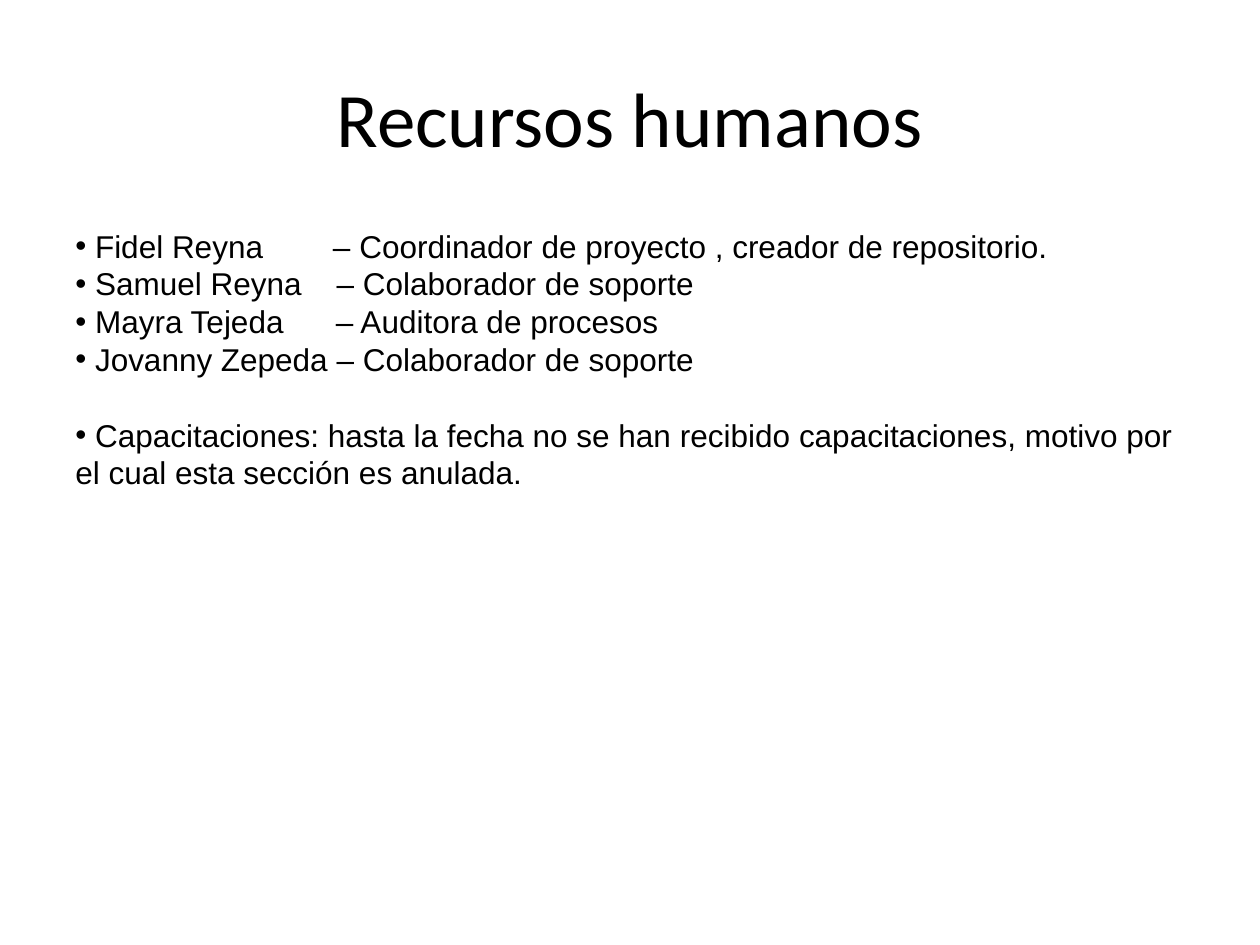
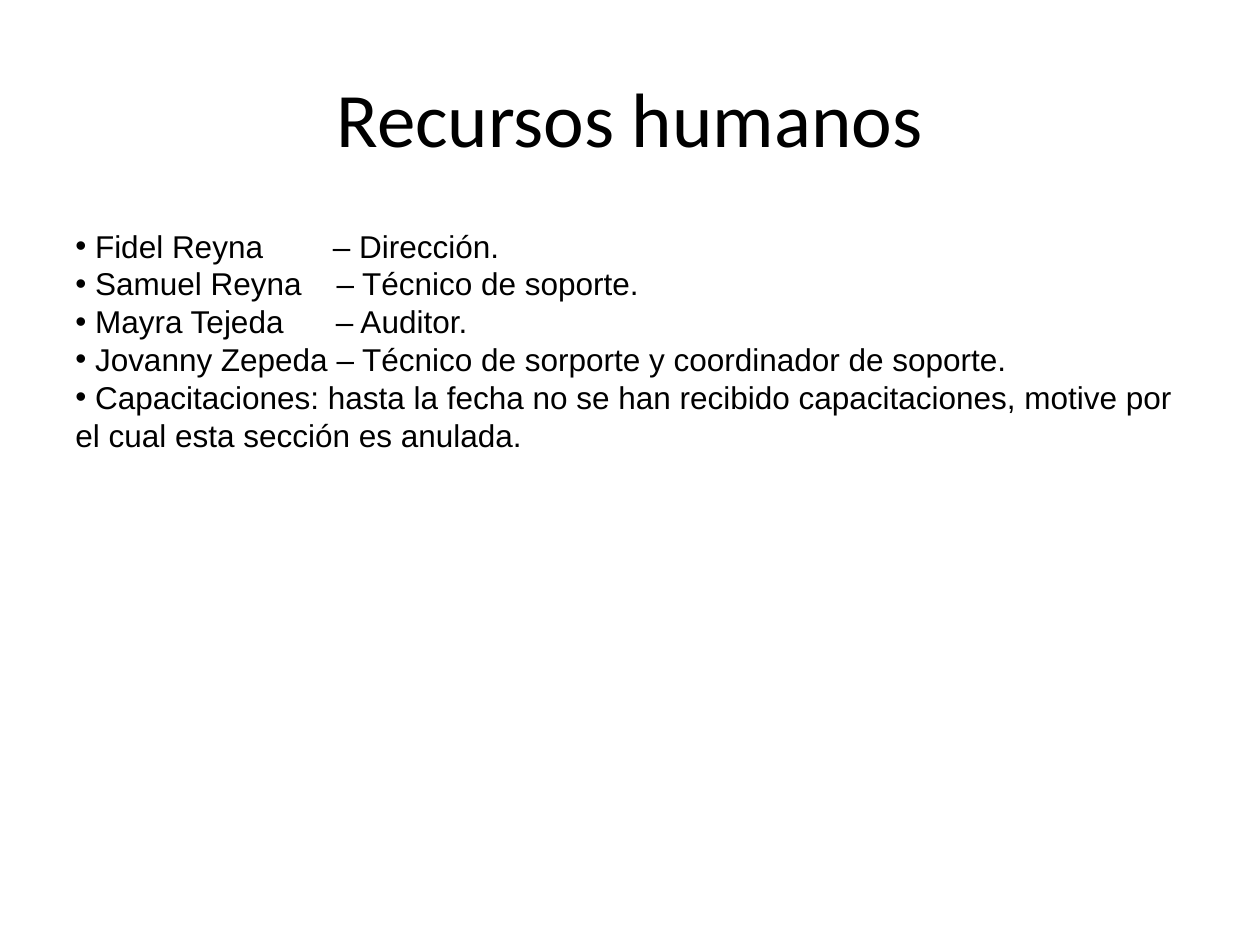
Before and after one commit to jovannyzepeda/qtp, a slide deck: slide 3 of qualtcom/Organizacional/Medicion y Monitoreo/Reporte Monitoreo-150430.pptx. Drawn at 1260x945 pixels with LibreOffice and Linux fonts; fonts in the diff are those of the drawing; background and template pictures are left out. Boxes give left, top, right and bottom in pixels: in the first picture for what was removed or moved away, otherwise in the second. Text is boxed around its words. In the diff, an @@ line names an element or a change of style, - is before the commit and + after.

Commit message:
Reportes de monitoreo por auditoria mayo

```diff
--- a/qualtcom/Organizacional/Medicion y Monitoreo/Reporte Monitoreo-150430.pptx
+++ b/qualtcom/Organizacional/Medicion y Monitoreo/Reporte Monitoreo-150430.pptx
@@ text at <box>75,234,1172,448</box>: text changed @@
-• Fidel Reyna – Coordinador de proyecto , creador de repositorio.
-• Samuel Reyna – Colaborador de soporte
-• Mayra Tejeda – Auditora de procesos
-• Jovanny Zepeda – Colaborador de soporte
-• Capacitaciones: hasta la fecha no se han recibido capacitaciones, motivo por el cual esta sección es anulada.
+• Fidel Reyna – Dirección.
+• Samuel Reyna – Técnico de soporte.
+• Mayra Tejeda – Auditor.
+• Jovanny Zepeda – Técnico de sorporte y coordinador de soporte.
+• Capacitaciones: hasta la fecha no se han recibido capacitaciones, motive por el cual esta sección es anulada.
```
Also in this commit, not shown: 5 other slides changed, 6 other files.
